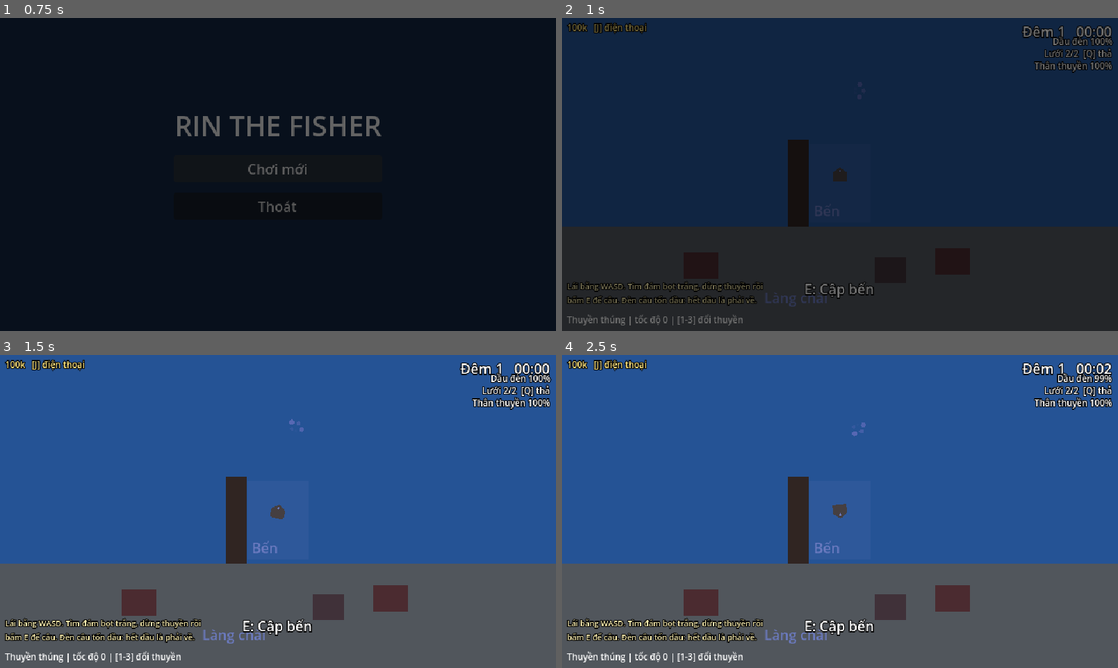
Above: before the commit, frames 1-4 (two rows, left to right).
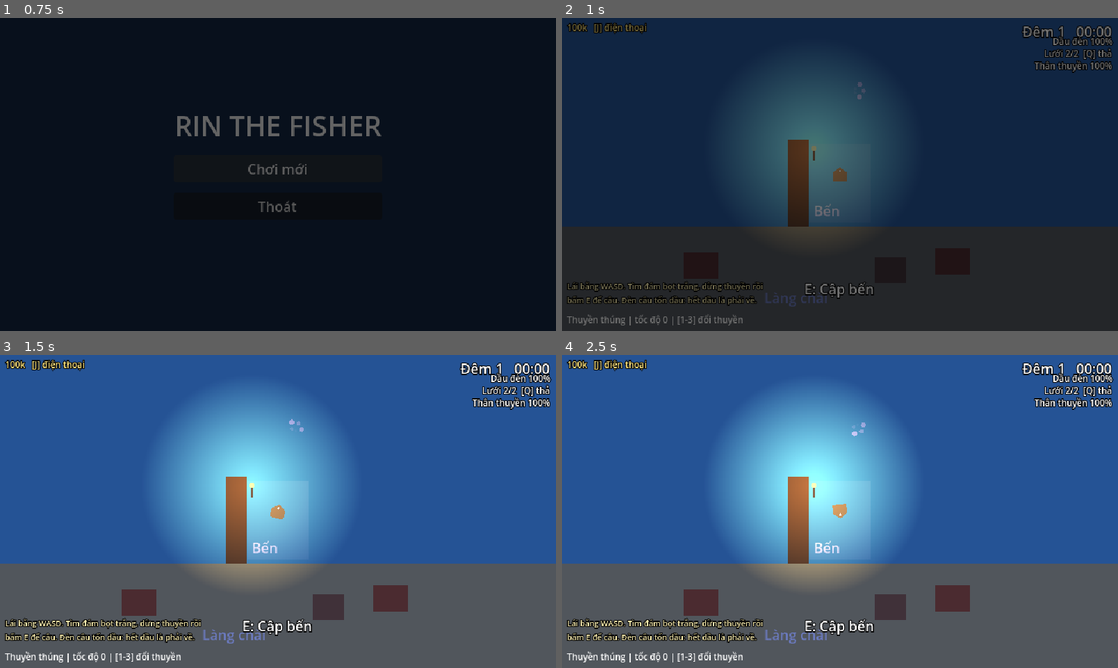
Above: after the commit, the same moments.

Repository: Th1nh2411/tide-then-table
Game: Godot game, scene res://scenes/main_menu/main_menu.tscn
Same seed, same stepped clock (60 frames per second), same inputs: the game is played once before the commit and once after it.
Inputs (mouse positions are in pixels of both pictures, inside the frame that each line leads up to):
- Up to frame 1 (0.75 s): click "Chơi mới" at 0.5 s
- Up to frame 2 (1 s): no input
- Up to frame 3 (1.5 s): tap Enter at 1.25 s; move the mouse to (400, 495) at 1.27 s; hold D (turn_right) from 1.28 s (still down); hold Space (cast) from 1.28 s (still down); click (400, 495) at 1.42 s
- Up to frame 4 (2.5 s): release D (turn_right) at 2 s; release Space (cast) at 2 s; drag from (728, 527) to (856, 426) at 2.02 s

Frame 1 is identical in both runs. In frame 2, 11% of the frame differs, in the area x 31-60%, y 16-70%; in frame 3, 16%; in frame 4, 17%, in the area x 28-100%, y 2-74%.

Commit message:
feat(sea): freeze lamp oil while fishing and at the dock, add dock lamp; round fish weights to whole units

Diff:
--- a/data/resources/fish_data.gd
+++ b/data/resources/fish_data.gd
@@ -37,7 +37,7 @@
 	return typical_kg * size
 
 
-## "3.4kg" or "350g".
+## Whole kg from 1kg up ("4kg"), else grams to the nearest 10 ("520g").
 func weight_text(size: float) -> String:
 	var kg := weight_kg(size)
-	return "%.1fkg" % kg if kg >= 1.0 else "%dg" % roundi(kg * 1000.0)
+	return "%dkg" % roundi(kg) if kg >= 0.995 else "%dg" % (roundi(kg * 100.0) * 10)
--- a/scenes/fishing/fishing_minigame.gd
+++ b/scenes/fishing/fishing_minigame.gd
@@ -3,8 +3,8 @@
 ## Fishing overlay. For rod fish it runs two stages: BiteGame (wait for the
 ## bite and strike) then the fight (TIMING or TENSION). Nets go straight to
 ## HAUL. Shows the result briefly, then reports quality and how many were
-## caught (more than 1 when hauling a net). LampOil burns slower while this
-## overlay is running, so longer fights don't eat the whole night.
+## caught (more than 1 when hauling a net). LampOil doesn't burn while this
+## overlay is running: time stops while fishing.
 
 signal finished(fish: FishData, caught: bool, quality: float, count: int)
 ## The player pressed the hold button / key during the minigame.
--- a/scenes/sea/dock.gd
+++ b/scenes/sea/dock.gd
@@ -1,18 +1,48 @@
 class_name Dock
 extends Area2D
 ## Docking zone next to the pier. While the boat is inside, `interact`
-## requests ending the sea day.
+## requests ending the sea day, and the lamp burns no oil (LampOil checks
+## is_boat_inside). A lamp post lights the dock at night (PointLight2D child
+## "Light" shows through the night tint; it flickers a little).
 
 signal boat_entered
 signal boat_exited
 signal docking_requested
 
+@export var post_offset: Vector2 = Vector2(-30.0, -40.0)
+@export var post_color: Color = Color(0.3, 0.22, 0.15)
+@export var bulb_color: Color = Color(1.0, 0.85, 0.5)
+@export var flicker_amount: float = 0.08
+
 var _boat_inside: bool = false
+var _time: float = 0.0
+var _base_energy: float = 1.0
+
+@onready var _light: PointLight2D = get_node_or_null("Light")
 
 
 func _ready() -> void:
 	body_entered.connect(_on_body_entered)
 	body_exited.connect(_on_body_exited)
+	if _light:
+		_light.position = post_offset
+		_base_energy = _light.energy
+
+
+func is_boat_inside() -> bool:
+	return _boat_inside
+
+
+func _process(delta: float) -> void:
+	if _light == null:
+		return
+	_time += delta
+	_light.energy = _base_energy * (1.0 + flicker_amount * sin(_time * 7.0) * sin(_time * 2.3))
+
+
+func _draw() -> void:
+	draw_line(post_offset + Vector2(0, 14), post_offset, post_color, 2.0)
+	draw_circle(post_offset, 3.0, bulb_color)
 
 
 func _unhandled_input(event: InputEvent) -> void:
--- a/scenes/sea/fishing_controller.gd
+++ b/scenes/sea/fishing_controller.gd
@@ -3,8 +3,8 @@
 ## Handles a fishing attempt at a spot: the spot picks the species (featured
 ## fish or zone/depth random), the size is rolled (deeper / big shadow =
 ## bigger, bigger = harder), a cast and some lamp oil are spent, then the
-## minigame runs while the boat holds still. Oil keeps burning (slower)
-## during the minigame.
+## minigame runs while the boat holds still. Oil doesn't burn during the
+## minigame (time stops while fishing).
 
 ## Emitted on a successful catch; the hold manager stores it.
 ## `size` 1.0 = average (scales price and weight).
@@ -70,8 +70,9 @@
 		return
 	_current_spot = spot
 	_active = true
-	_size = CatchRoll.roll_size(_rng, spot.depth, spot.big_shadow and fish == spot.featured,
-		size_spread, size_depth_bonus, size_big_bonus)
+	_size = CatchRoll.snap_size(CatchRoll.roll_size(_rng, spot.depth,
+		spot.big_shadow and fish == spot.featured, size_spread, size_depth_bonus, size_big_bonus),
+		fish.typical_kg)
 	boat.speed = 0.0
 	boat.set_physics_process(false)
 	hud.hide_prompt()
--- a/scenes/sea/lamp_oil.gd
+++ b/scenes/sea/lamp_oil.gd
@@ -1,8 +1,8 @@
 class_name LampOil
 extends Node
 ## Lamp oil for night fishing: the limit of a sea trip, like the oxygen tank
-## in Dave the Diver. Burns over real time (slower during minigames, frozen
-## while paused) and a little per action (cast, net). It also drives the
+## in Dave the Diver. Burns over real time (not during minigames, not at the
+## dock, not while paused) and a little per action (cast, net). It also drives the
 ## displayed time: full tank = midnight, empty = dawn. Running dry at sea
 ## means a rescue tow (handled by the sea scene). The tank refills for free
 ## every night; the "lamp" upgrade makes the tank bigger.
@@ -15,11 +15,14 @@
 @export var lamp_upgrade: UpgradeData
 ## Tank size without the upgrade; 100 lasts about 240 real seconds of sailing.
 @export var base_capacity: float = 100.0
-## Used to burn slower while a minigame is running.
+## No burning while a minigame is running (time stops while fishing).
 @export var minigame: FishingMinigame
+## No burning while the boat is at the dock.
+@export var dock: Dock
 ## Base tank (100) lasts ~240 real seconds of sailing.
 @export var burn_per_second: float = 100.0 / 240.0
-@export var minigame_burn_scale: float = 0.5
+## 0 = time frozen during minigames.
+@export var minigame_burn_scale: float = 0.0
 ## Warn once when the tank drops to this fraction.
 @export var low_fraction: float = 0.25
 
@@ -53,6 +56,8 @@
 func _process(delta: float) -> void:
 	if not DayClock.running or is_empty():
 		return
+	if dock and dock.is_boat_inside():
+		return
 	var scale := minigame_burn_scale if minigame and minigame.is_running() else 1.0
 	amount = maxf(amount - burn_per_second * scale * delta, 0.0)
 	_apply()
--- a/scenes/sea/sea_scene.tscn
+++ b/scenes/sea/sea_scene.tscn
@@ -37,6 +37,17 @@
 [sub_resource type="CircleShape2D" id="CircleShape2D_whirl"]
 radius = 24.0
 
+[sub_resource type="Gradient" id="Gradient_docklight"]
+colors = PackedColorArray(1, 1, 1, 1, 1, 1, 1, 0)
+
+[sub_resource type="GradientTexture2D" id="GradientTexture2D_docklight"]
+gradient = SubResource("Gradient_docklight")
+width = 128
+height = 128
+fill = 1
+fill_from = Vector2(0.5, 0.5)
+fill_to = Vector2(0.5, 0)
+
 [sub_resource type="RectangleShape2D" id="RectangleShape2D_dock"]
 size = Vector2(70, 90)
 
@@ -217,6 +228,12 @@
 mouse_filter = 2
 color = Color(1, 1, 1, 0.12)
 
+[node name="Light" type="PointLight2D" parent="Dock"]
+color = Color(1, 0.82, 0.5, 1)
+energy = 1.3
+texture = SubResource("GradientTexture2D_docklight")
+texture_scale = 2.0
+
 [node name="FogArea" type="Node2D" parent="." node_paths=PackedStringArray("fog_zone")]
 script = ExtResource("25_fog")
 fog_zone = NodePath("../Zones/Fog")
@@ -233,10 +250,11 @@
 
 [node name="SeaHud" parent="." instance=ExtResource("12_hud")]
 
-[node name="LampOil" type="Node" parent="." node_paths=PackedStringArray("minigame")]
+[node name="LampOil" type="Node" parent="." node_paths=PackedStringArray("minigame", "dock")]
 script = ExtResource("31_oil")
 lamp_upgrade = ExtResource("32_lampup")
 minigame = NodePath("../FishingMinigame")
+dock = NodePath("../Dock")
 
 [node name="FishingController" type="Node" parent="." node_paths=PackedStringArray("spawner", "boat", "hud", "minigame", "oil")]
 script = ExtResource("16_fishing")
--- a/scenes/test/catch_test.gd
+++ b/scenes/test/catch_test.gd
@@ -77,8 +77,11 @@
 
 
 func _test_weight_and_price() -> void:
-	_check("weight kg text", _fish("ca_mu").weight_text(1.3) == "3.9kg")
-	_check("weight g text", _fish("tom").weight_text(1.0) == "60g")
+	_check("weight kg text", _fish("ca_mu").weight_text(1.3) == "4kg")
+	_check("weight g text", _fish("muc").weight_text(1.3) == "520g")
+	var snapped := CatchRoll.snap_size(1.3, 3.0)
+	_check("snap to whole kg", is_equal_approx(_fish("ca_mu").weight_kg(snapped), 4.0))
+	_check("snap small to 10g", is_equal_approx(_fish("tom").weight_kg(CatchRoll.snap_size(1.17, 0.06)), 0.07))
 	var small: Array[InventoryItem] = [InventoryItem.new(_fish("ca_thu"), 1.0, 1.0)]
 	var large: Array[InventoryItem] = [InventoryItem.new(_fish("ca_thu"), 1.0, 1.5)]
 	var p_small := KitchenLogic.calc_price(grill_dish, 1.0, small)
--- a/systems/fishing/catch_roll.gd
+++ b/systems/fishing/catch_roll.gd
@@ -6,6 +6,9 @@
 
 const MIN_SIZE: float = 0.6
 const MAX_SIZE: float = 1.8
+## Valid range for stored sizes (save data); snapping can leave MIN/MAX.
+const STORED_MIN: float = 0.1
+const STORED_MAX: float = 3.0
 ## At or above this size the catch is called "to" (big) in messages.
 const BIG_SIZE: float = 1.3
 
@@ -22,6 +25,16 @@
 	return clampf(rng.randfn(mean, spread), MIN_SIZE, MAX_SIZE)
 
 
+## Snaps `size` so the fish weighs a round number: whole kg from 1kg up,
+## else a multiple of 10g. Price and display then agree.
+static func snap_size(size: float, typical_kg: float) -> float:
+	if typical_kg <= 0.0:
+		return size
+	var kg := typical_kg * size
+	var snapped_kg := float(roundi(kg)) if kg >= 0.995 else maxf(roundi(kg * 100.0), 1) / 100.0
+	return snapped_kg / typical_kg
+
+
 ## Fight difficulty multiplier for minigames' zone_scale (> 1 = easier):
 ## a 1.5x fish with `weight` 0.3 makes the game ~13% harder.
 static func size_zone_scale(size: float, weight: float = 0.3) -> float:
--- a/systems/inventory/inventory_item.gd
+++ b/systems/inventory/inventory_item.gd
@@ -51,7 +51,7 @@
 	for f in catalog.fish:
 		if f.id == fish_id:
 			var item := InventoryItem.new(f, _to_float(data.get("quality"), 1.0))
-			item.size = clampf(_to_float(data.get("size"), 1.0), CatchRoll.MIN_SIZE, CatchRoll.MAX_SIZE)
+			item.size = clampf(_to_float(data.get("size"), 1.0), CatchRoll.STORED_MIN, CatchRoll.STORED_MAX)
 			item.freshness = clampf(_to_float(data.get("freshness"), 100.0), 0.0, 100.0)
 			return item
 	return null
--- a/systems/save/save_system.gd
+++ b/systems/save/save_system.gd
@@ -105,7 +105,7 @@
 	if sizes is Dictionary:
 		for fish_id: Variant in sizes:
 			if fish_id is String and (sizes[fish_id] is int or sizes[fish_id] is float):
-				GameState.best_sizes[fish_id] = clampf(float(sizes[fish_id]), 0.0, CatchRoll.MAX_SIZE)
+				GameState.best_sizes[fish_id] = clampf(float(sizes[fish_id]), 0.0, CatchRoll.STORED_MAX)
 
 	var history: Variant = data.get("day_history")
 	if history is Array:
Not shown, changed: PLAN.md
